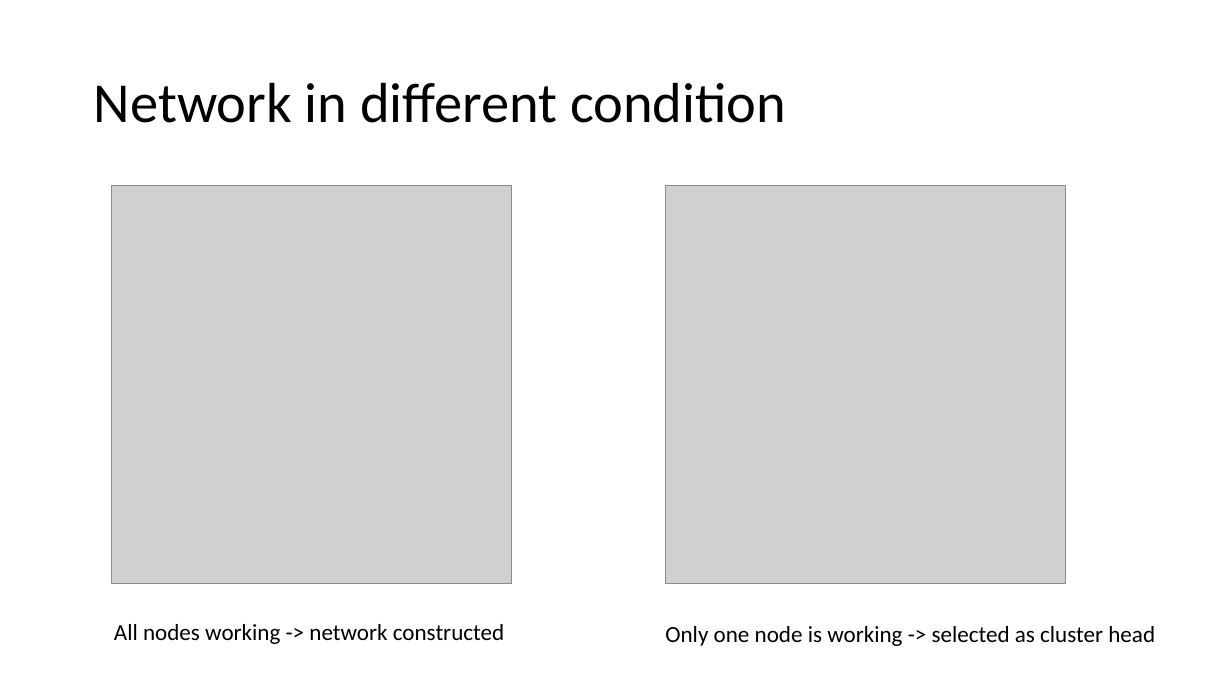
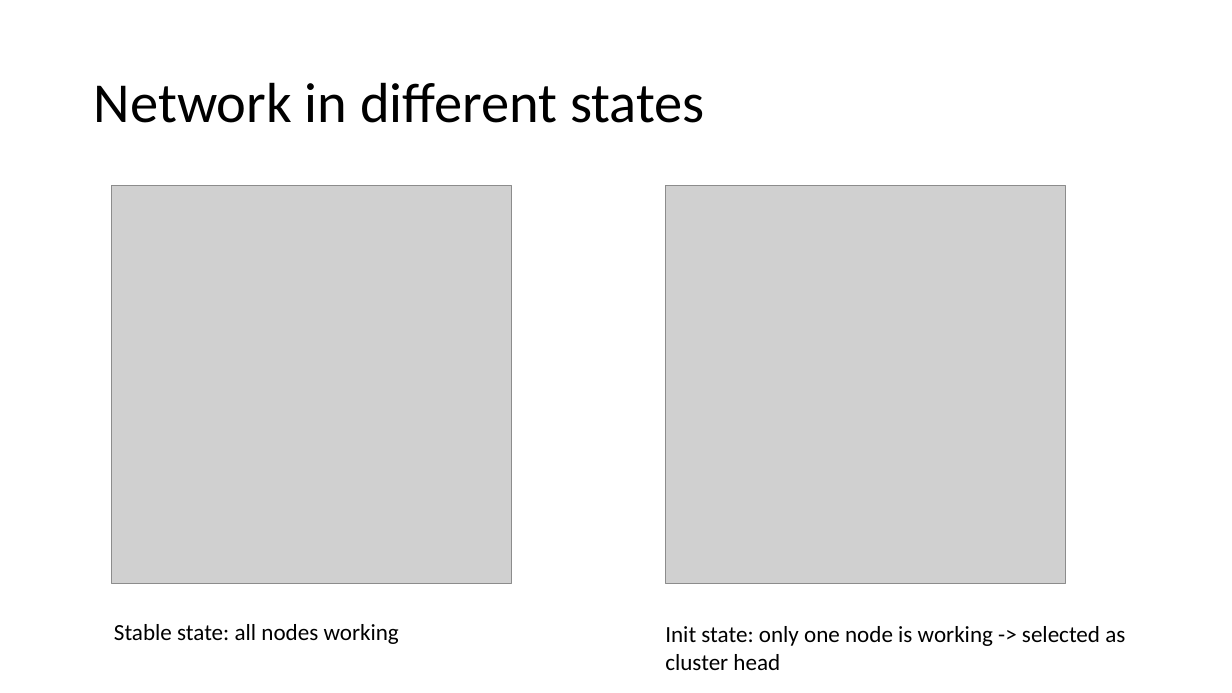
Before and after one commit to Codaxx/WSN_Lab_2025, a slide deck: slide 8 of wsnlab-ss25-final-group2.pptx. Drawn at 1232x693 pixels with LibreOffice and Linux fonts; fonts in the diff are those of the drawing; grey boxes stand for pictures; background and template pictures are left out. Boxes give left, top, right and bottom in pixels: in the first picture for what was removed or moved away, otherwise in the second. Text is boxed around its words. In the diff, an @@ line names an element or a change of style, - is before the commit and + after.

```diff
--- a/wsnlab-ss25-final-group2.pptx
+++ b/wsnlab-ss25-final-group2.pptx
@@ title at <box>94,82,705,123</box>: text changed @@
-Network in different condition
+Network in different states
@@ text at <box>114,624,399,644</box>: text changed @@
-All nodes working -> network constructed
+Stable state: all nodes working
@@ text at <box>665,626,1125,670</box>: text changed @@
-Only one node is working -> selected as cluster head
+Init state: only one node is working -> selected as cluster head
```
Also in this commit, not shown: 4 other slides changed, 1 slide added, 1 slide removed.
